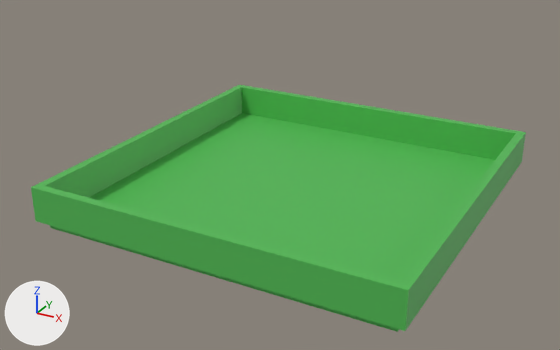
What one commit did to the Blender file res/models/Ground.blend.
Both versions are drawn from a camera (50 mm lens) standing at (38.0, -73.8, 38.1) and looking at (-1.1, -2.6, 2.5). Lighting does not change. The marker at lower left points along +X, +Y and +Z.
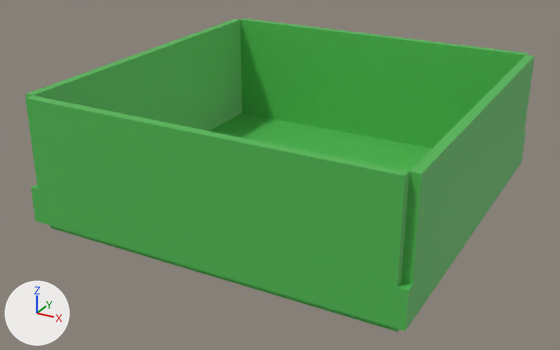
Location of each change, (x1, y1, x2, y2) in pixels of the pictures (560 x 350 px):
'Cube', reshaped (27% taller): before (31, 85, 526, 332); after (25, 18, 534, 332)
part 1 of me_cube, built on: before (39, 86, 523, 287); after (25, 18, 534, 287)

Diff of the bpy script that builds the scene:
```diff
--- a/res/models/Ground.blend.py
+++ b/res/models/Ground.blend.py
@@ me_cube @@
 # used by ob_cube; location = (0.0, 0.0, 2.0); scale = (20.0, 20.0, 2.0)
-me_cube.from_pydata(...)  # 48 vertices, 46 faces; spans x -1.05..1.05, y -1.05..1.05, z -1.51..1.0
+me_cube.from_pydata(...)  # 62 vertices, 62 faces; spans x -1.05..1.05, y -1.05..1.05, z -1.51..6.0
+# me_cube part 1
+# 4 faces are deleted
+# 14 new vertices lie (0.0, 0.0, 5.0) away from vertices in x -1.05..1.05, y -1.05..1.05, z 1.0
+# 20 new faces join them
 me_cube.materials.append(mat_material)
```
